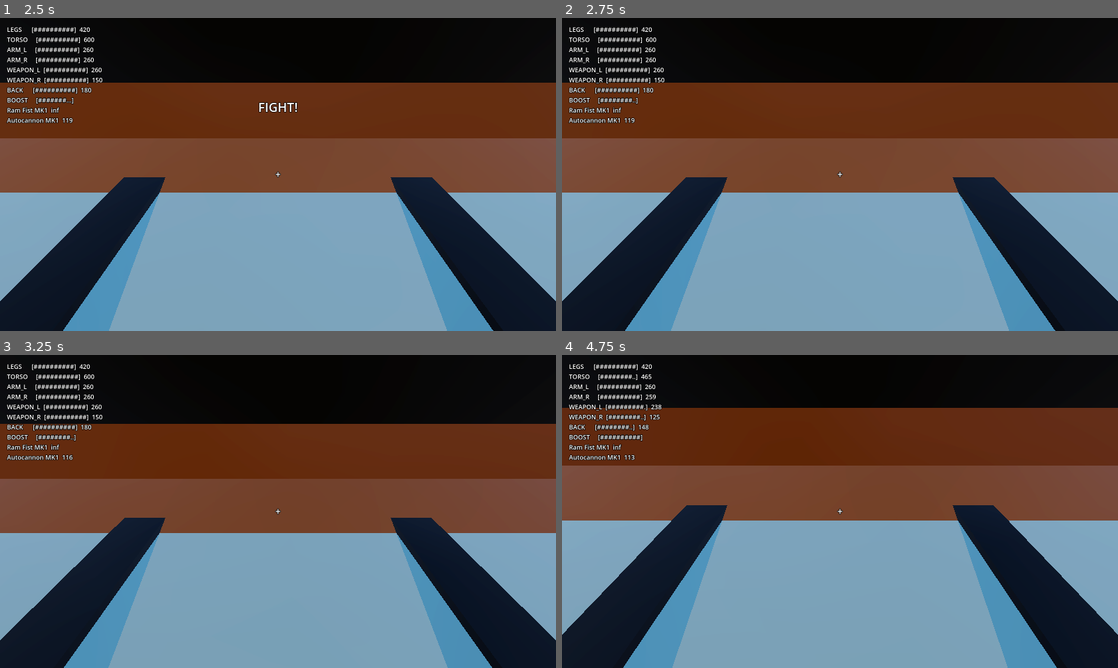
Above: before the commit, frames 1-4 (two rows, left to right).
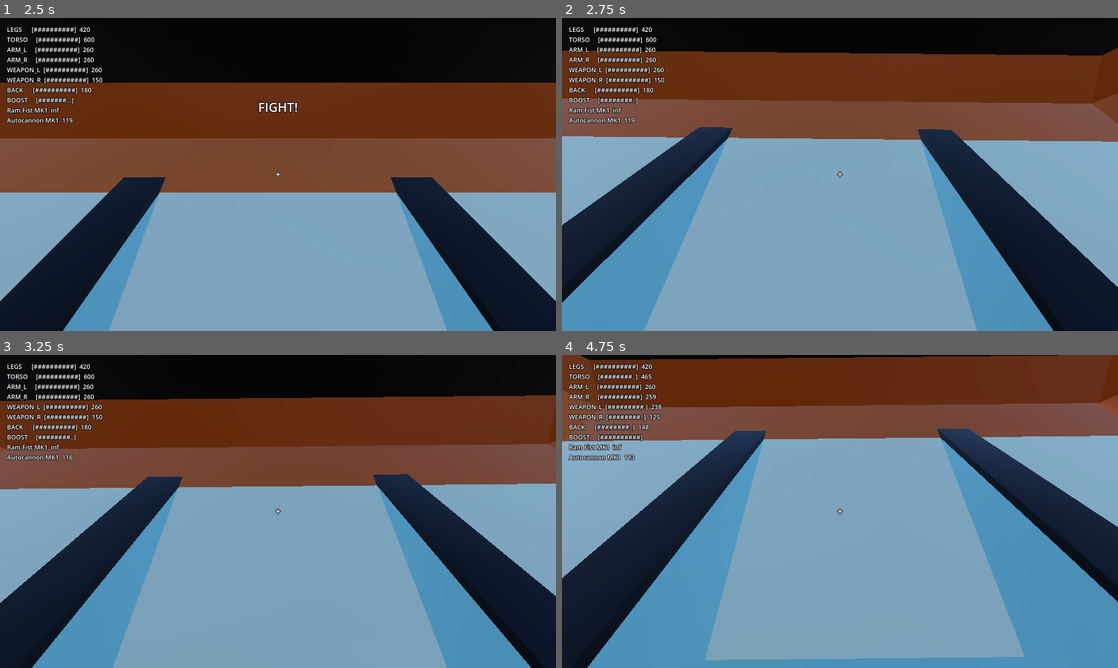
Above: after the commit, the same moments.

Repository: ImpressiveGrunt/mech-workshop
Game: Godot game, scene res://scenes/main.tscn
The game is run twice, just before and just after one commit, with the same random seed, the same clock (stepped at 60 frames per second) and the same inputs.
Inputs (mouse positions are in pixels of both pictures, inside the frame that each line leads up to):
- Up to frame 1 (2.5 s): click "ENTER ARENA" at 0.5 s; tap Enter at 1.25 s; move the mouse to (305, 174) at 1.27 s; hold Space (boost) 1.28-2.03 s; hold W (move_forward) from 1.28 s (still down); click (305, 174) at 1.42 s; move the mouse to (250, 174) at 2.02 s; tap C (center_torso) at 2.1 s
- Up to frame 2 (2.75 s): keep holding W (move_forward)
- Up to frame 3 (3.25 s): keep holding W (move_forward); move the mouse to (289, 505) at 2.77 s; press the mouse at (289, 505) at 2.78 s
- Up to frame 4 (4.75 s): keep holding W (move_forward); move the mouse to (834, 517) at 3.52 s; release the mouse at (834, 517) at 3.53 s; right-click (834, 517) at 3.6 s; click (834, 517) at 3.67 s; move the mouse to (878, 514) at 4.27 s; tap E (interact) at 4.35 s

Frame 1 is identical in both runs. In frame 2, 49% of the frame differs, in the area x 0-100%, y 9-100%; in frame 3, 41%; in frame 4, 69%, in the area x 0-100%, y 0-100%.

Commit message:
Scale: make the mech read as a 15 ft walker
- Dock resized to the 4.6 m mech: towers, gantry, ceiling; decks at cockpit
  height with a boarding gangway to the cockpit
- props.py: stylized 1.8 m crew (stand/tablet/point/wave), forklift, cones;
  crew placed around the dock, person-sized door with exit sign
- Workshop camera shots moved to eye level looking up at the mech
- Mech previews include a 1.8 m person for scale
- Cockpit: stride bob, footfall thuds, landing jolt, hit shake

Co-Authored-By: Claude Opus 5.5 <noreply@anthropic.com>
Claude-Session: https://claude.ai/code/session_011KxFnYvxmFnD8V3oSfJA1D

Diff:
--- a/scripts/levels/workshop.gd
+++ b/scripts/levels/workshop.gd
@@ -41,7 +41,7 @@
     camera.fov = 50.0
     add_child(camera)
     camera.current = true
-    camera.global_transform = shots.get("cam_overview", Transform3D(Basis(), Vector3(2.5, 3.3, 11.5)))
+    camera.global_transform = shots.get("cam_overview", Transform3D(Basis(), Vector3(2.4, 1.7, 11.0)))
 
     _build_ui()
     _rebuild_mech()
@@ -472,19 +472,19 @@
     root.name = "WorkshopBlockout"
     add_child(root)
     LevelUtils.add_box(root, Vector3(28, 0.3, 24), Vector3(0, -0.15, 2), Color(0.45, 0.44, 0.42))
-    LevelUtils.add_box(root, Vector3(28, 11, 0.3), Vector3(0, 5.5, -10), Color(0.25, 0.3, 0.36))
+    LevelUtils.add_box(root, Vector3(28, 8.5, 0.3), Vector3(0, 4.25, -10), Color(0.25, 0.3, 0.36))
     for x in [-4.7, 4.7]:
-        LevelUtils.add_box(root, Vector3(1.9, 9.4, 3), Vector3(x, 4.7, -0.5), Color(0.88, 0.65, 0.15))
+        LevelUtils.add_box(root, Vector3(1.9, 6.4, 3), Vector3(x, 3.2, -0.5), Color(0.88, 0.65, 0.15))
     var lamp := OmniLight3D.new()
     lamp.position = Vector3(0, 7, 5)
     lamp.omni_range = 18.0
     lamp.light_energy = 2.5
     root.add_child(lamp)
     LevelUtils.add_marker(root, "mech_dock", Vector3(0, 0.18, 0))
-    var cams := {"cam_overview": [Vector3(2.5, 3.3, 11.5), Vector3(2.5, 2.9, 0)],
-                 "cam_upgrade": [Vector3(2.0, 3.7, 7.6), Vector3(1.85, 3.0, 0)],
-                 "cam_repair": [Vector3(5.2, 1.5, 7.4), Vector3(1.5, 2.5, 0)],
-                 "cam_paint": [Vector3(3.0, 2.0, 9.6), Vector3(2.6, 2.7, 0)]}
+    var cams := {"cam_overview": [Vector3(2.4, 1.7, 11.0), Vector3(2.2, 2.9, 0)],
+                 "cam_upgrade": [Vector3(1.9, 1.7, 6.8), Vector3(1.6, 3.3, 0)],
+                 "cam_repair": [Vector3(4.6, 1.2, 6.6), Vector3(1.3, 2.6, 0)],
+                 "cam_paint": [Vector3(2.8, 1.6, 8.8), Vector3(2.4, 2.9, 0)]}
     for marker_name in cams:
         var m := LevelUtils.add_marker(root, marker_name, cams[marker_name][0])
         m.look_at(cams[marker_name][1])
--- a/scripts/mech/player_controller.gd
+++ b/scripts/mech/player_controller.gd
@@ -3,12 +3,23 @@
 ## First-person mech controls. Add as a child of a built Mech.
 ##   W/S throttle, A/D turn legs, mouse twists the torso and pitches the arms,
 ##   LMB right-arm weapon, RMB left-arm weapon, Space boost, C centre torso.
+## The cockpit sells the 15 ft scale: a slow heavy stride bob, a thud on every
+## footfall, a jolt on landing, and shake when hit.
+
+const STEP_LENGTH := 2.6   # metres per footfall for a 4.6 m tall walker
+const BOB_HEIGHT := 0.09
+const SWAY_ROLL := 0.015
 
 @export var mouse_sensitivity := 0.0025
 
 var mech: Mech
 var camera: Camera3D
 var enabled := true
+var _base_pos := Vector3.ZERO
+var _step_phase := 0.0
+var _last_step_sign := 1.0
+var _shake := 0.0
+var _air_time := 0.0
 
 
 func _ready() -> void:
@@ -21,8 +32,38 @@
     anchor.add_child(camera)
     if anchor == mech:
         camera.position = Vector3(0, 3.6, 0)
+    _base_pos = camera.position
     camera.current = true
     Input.mouse_mode = Input.MOUSE_MODE_CAPTURED
+    mech.hit_taken.connect(_on_hit)
+
+
+func _on_hit(_m: Mech, _slot: String, amount: float) -> void:
+    _shake = minf(_shake + amount * 0.004, 0.35)
+
+
+func _process(delta: float) -> void:
+    var speed := Vector2(mech.velocity.x, mech.velocity.z).length()
+    if mech.is_on_floor():
+        if _air_time > 0.35:
+            _shake = maxf(_shake, 0.3)  # landing jolt after a thruster jump
+        _air_time = 0.0
+        if speed > 0.3:
+            _step_phase += speed / STEP_LENGTH * PI * delta
+            var side := signf(sin(_step_phase))
+            if side != _last_step_sign:
+                _last_step_sign = side
+                _shake = maxf(_shake, 0.07)  # footfall thud
+        else:
+            _step_phase = lerpf(_step_phase, round(_step_phase / PI) * PI, delta * 4.0)
+    else:
+        _air_time += delta
+    _shake = move_toward(_shake, 0.0, delta * 0.6)
+    var jitter := Vector2(randf_range(-1, 1), randf_range(-1, 1)) * _shake * 0.15
+    var bob := -absf(sin(_step_phase)) * BOB_HEIGHT
+    camera.position = _base_pos + Vector3(jitter.x, bob + jitter.y, 0)
+    # Godot cameras look down -Z; mech models face +Z, hence the PI yaw.
+    camera.rotation = Vector3(mech.aim_pitch + jitter.y * 0.3, PI, sin(_step_phase) * SWAY_ROLL + jitter.x * 0.3)
 
 
 func _unhandled_input(event: InputEvent) -> void:
@@ -40,8 +81,6 @@
 
 
 func _physics_process(_delta: float) -> void:
-    # Godot cameras look down -Z; mech models face +Z, hence the PI yaw.
-    camera.rotation = Vector3(mech.aim_pitch, PI, 0)
     if not enabled or mech.is_destroyed:
         mech.throttle = 0.0
         mech.turn = 0.0
